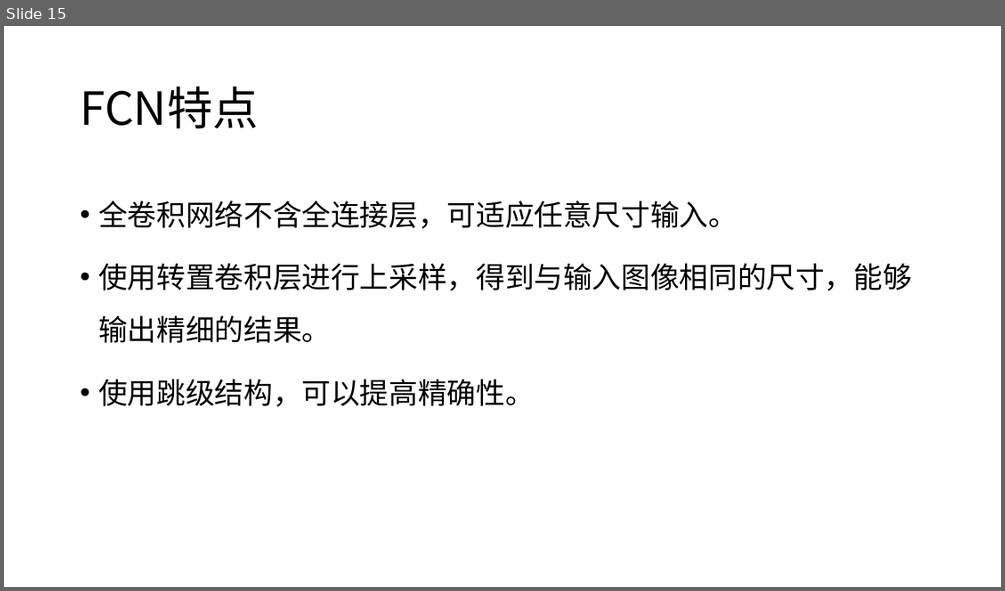
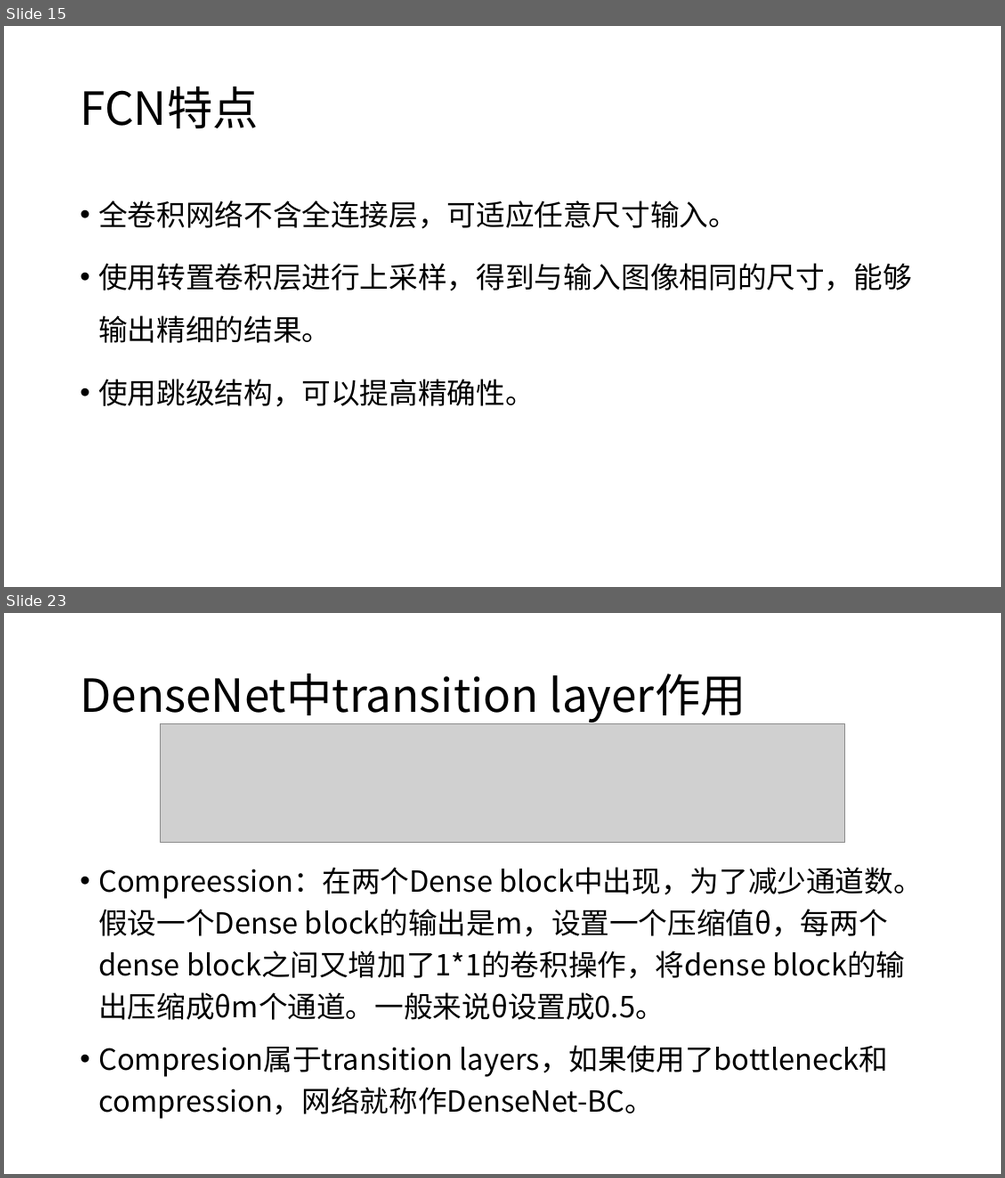
Before and after one commit to XianzhengWU/deeplearning_papernotes, a slide deck: 第二次组会_2018.10.15.pptx. Shown one above the other, each under a label of ours: slide 15 before the commit, slides 15 and 23 after it; the slides between them are not shown. The pictures are 1005x591 and 1005x1178 pixels, drawn with LibreOffice and Linux fonts; fonts in the diff are those of the drawing; grey boxes stand for pictures. Boxes give left, top, right and bottom in pixels: in the first picture for what was removed or moved away, otherwise in the second. Text is boxed around its words. In the diff, an @@ line names an element or a change of style, - is before the commit and + after.

```diff
--- a/第二次组会_2018.10.15.pptx
+++ b/第二次组会_2018.10.15.pptx
@@ slide 23 added at [4, 613, 1001, 1174], background #FFFFFF @@
@@ title added at [80, 674, 745, 722], 44 pt, text #000000 @@
+DenseNet中transition layer作用
@@ picture added at [161, 723, 845, 842] @@
@@ text added at [98, 867, 922, 1119], 28 pt, text #000000 @@
+• Compreession：在两个Dense block中出现，为了减少通道数。假设一个Dense block的输出是m，设置一个压缩值θ，每两个dense block之间又增加了1*1的卷积操作，将dense block的输出压缩成θm个通道。一般来说θ设置成0.5。
+• Compresion属于transition layers，如果使用了bottleneck和compression，网络就称作DenseNet-BC。
```
Also in this commit, not shown: 10 other slides added, 2 other files.
